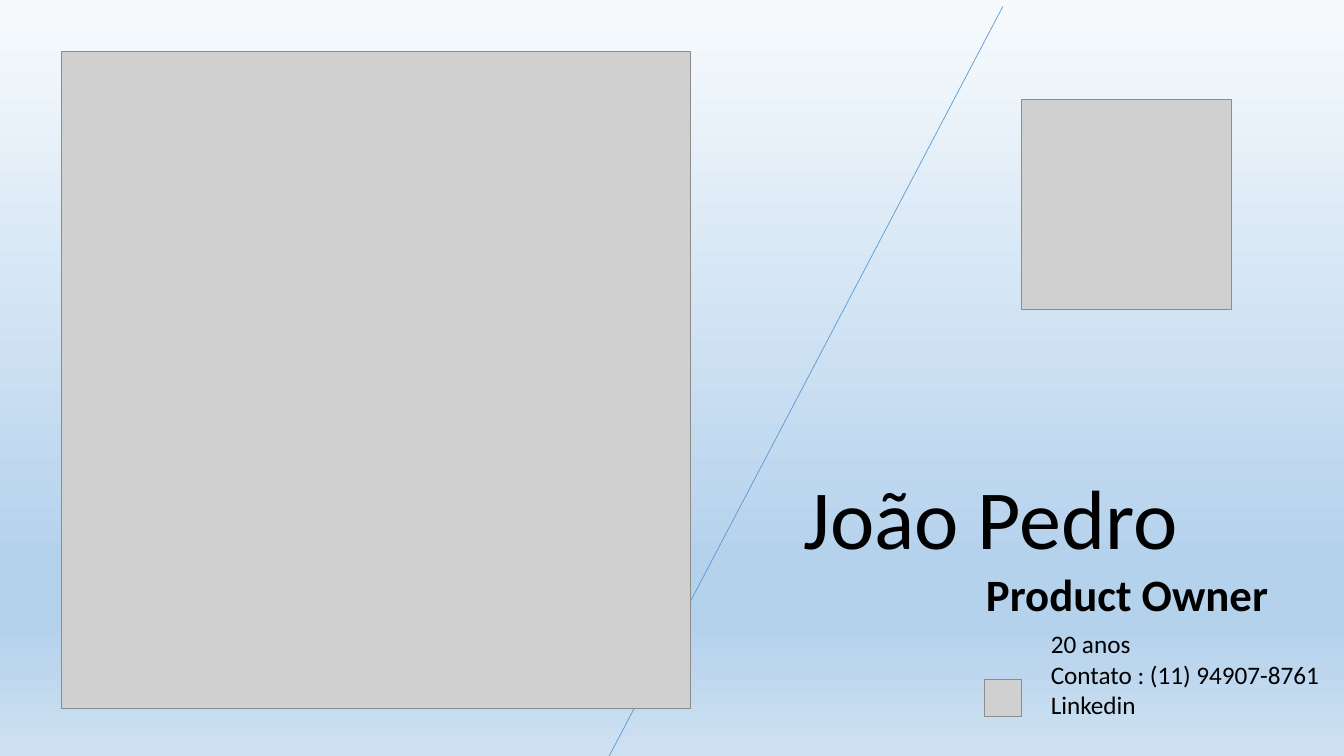
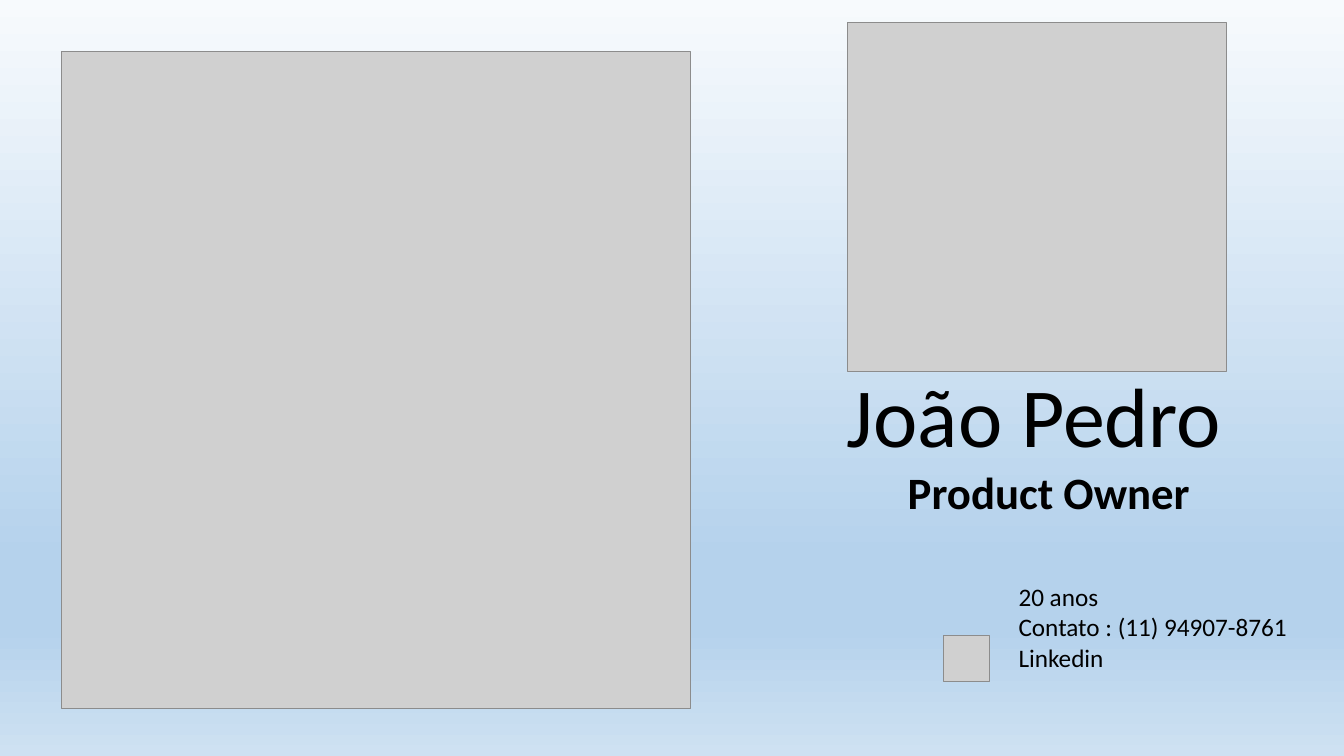
Before and after one commit to evelynsantosbandtec/site-pessoal, a slide deck: slide 2 of contato atualizado/pweveling.pptx. Drawn at 1344x756 pixels with LibreOffice and Linux fonts; fonts in the diff are those of the drawing; grey boxes stand for pictures. Boxes give left, top, right and bottom in pixels: in the first picture for what was removed or moved away, otherwise in the second. Text is boxed around its words. In the diff, an @@ line names an element or a change of style, - is before the commit and + after.

```diff
--- a/contato atualizado/pweveling.pptx
+++ b/contato atualizado/pweveling.pptx
@@ line removed from (1003, 6) to (606, 756) @@
@@ picture: place and size @@
-picture at <box>1021,100,1231,310</box>
+picture at <box>848,23,1227,371</box>
@@ text "João Pedro" rewrapped from <box>803,490,1268,612</box> to <box>847,388,1221,510</box> @@
@@ text "20 anos": place and size @@
-text "20 anos" at <box>1051,636,1318,714</box>
+text "20 anos" at <box>1019,589,1286,667</box>
@@ picture: place and size @@
-picture at <box>984,680,1021,717</box>
+picture at <box>944,636,990,683</box>
```
Also in this commit, not shown: 2 other slides changed, 6 other files.
